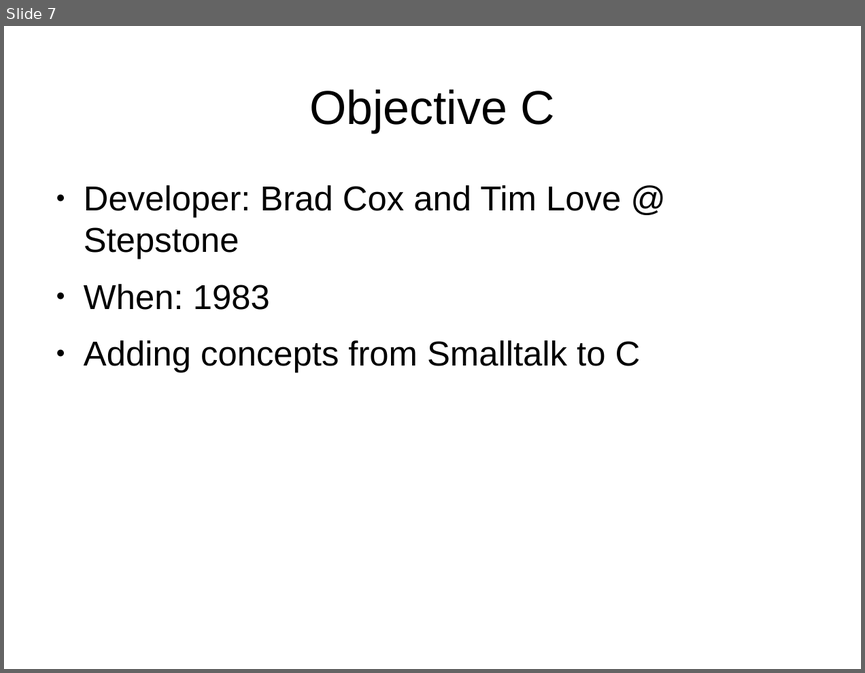
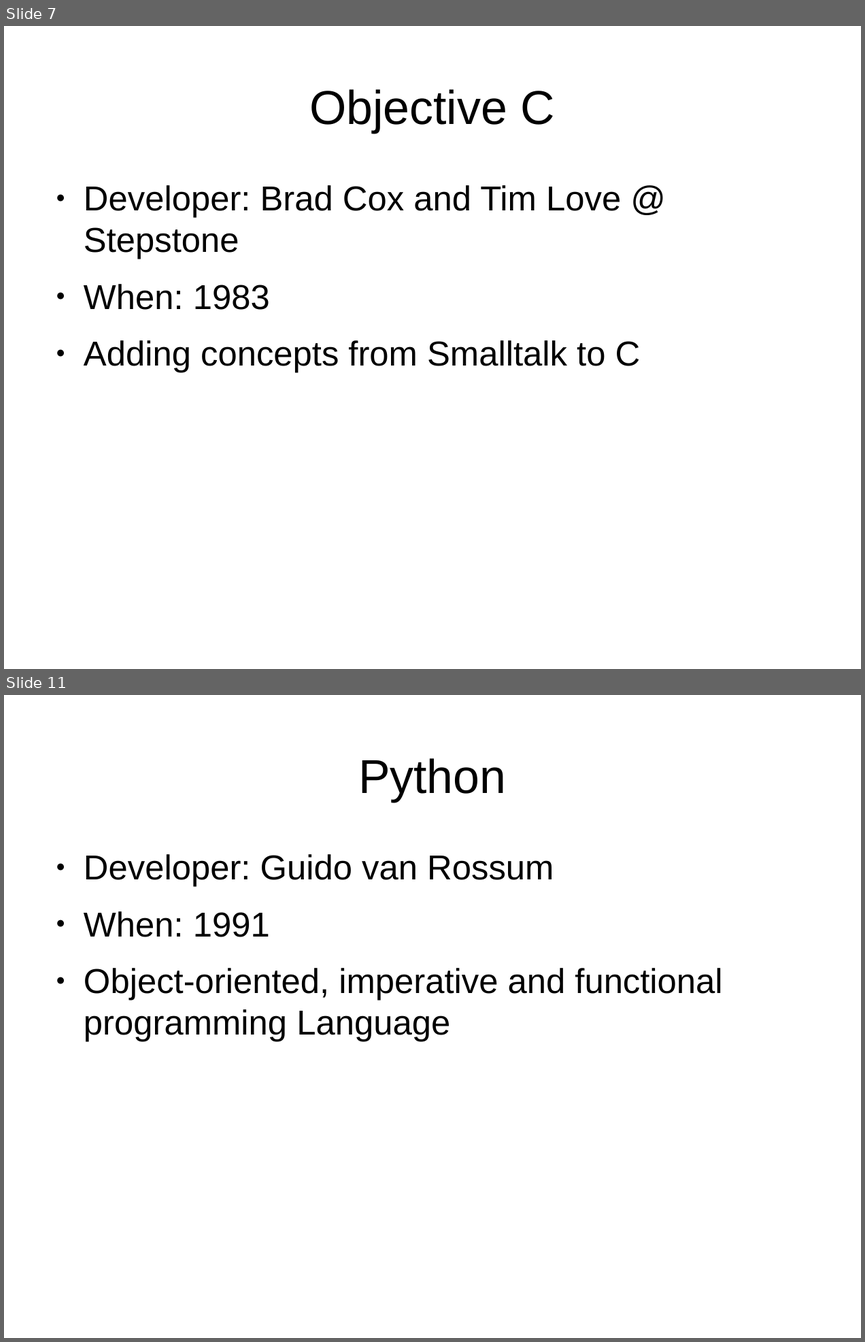
Before and after one commit to cajun-code/Programming_language_swamp_tour, a slide deck: plst.odp. Shown one above the other, each under a label of ours: slide 7 before the commit, slides 7 and 11 after it; the slides between them are not shown. The pictures are 865x673 and 865x1342 pixels, drawn with LibreOffice and Linux fonts; fonts in the diff are those of the drawing; background and template pictures are left out. Boxes give left, top, right and bottom in pixels: in the first picture for what was removed or moved away, otherwise in the second. Text is boxed around its words. In the diff, an @@ line names an element or a change of style, - is before the commit and + after.

```diff
--- a/plst.odp
+++ b/plst.odp
@@ slide 11 added at (4,695,861,1338), background picture (left out) @@
@@ title added at (358,758,506,802), 44 pt, text #000000 @@
+Python
@@ text added at (84,854,722,1042), 32 pt, text #000000 @@
+● Developer: Guido van Rossum
+● When: 1991
+● Object-oriented, imperative and functional programming Language
```
Also in this commit, not shown: 9 other slides added, 1 other file.
